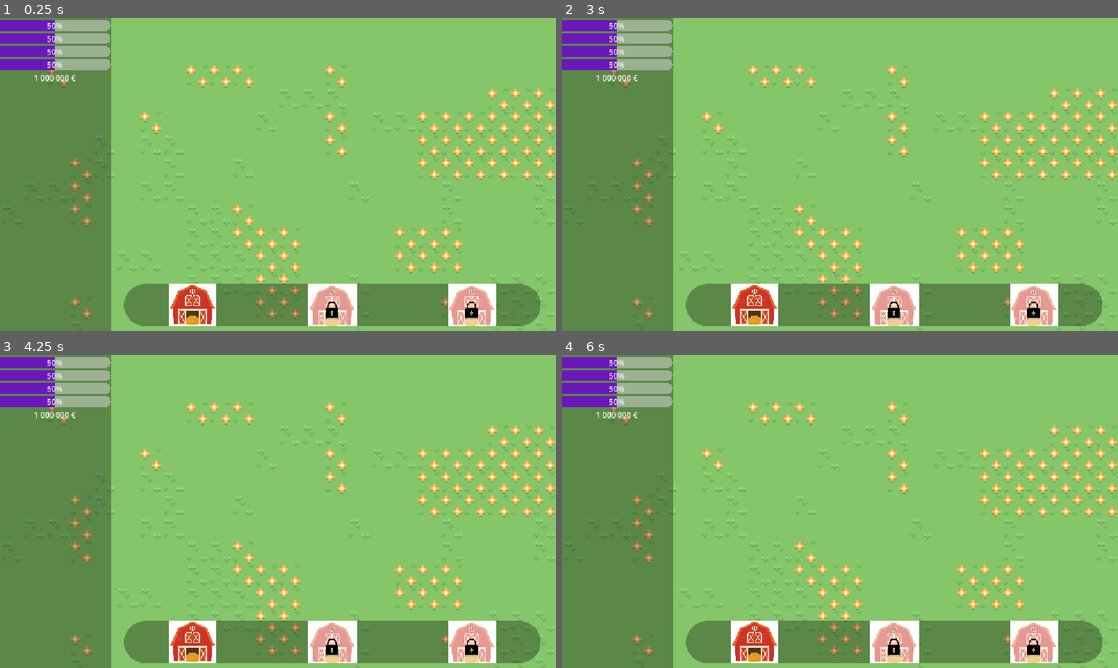
Above: before the commit, frames 1-4 (two rows, left to right).
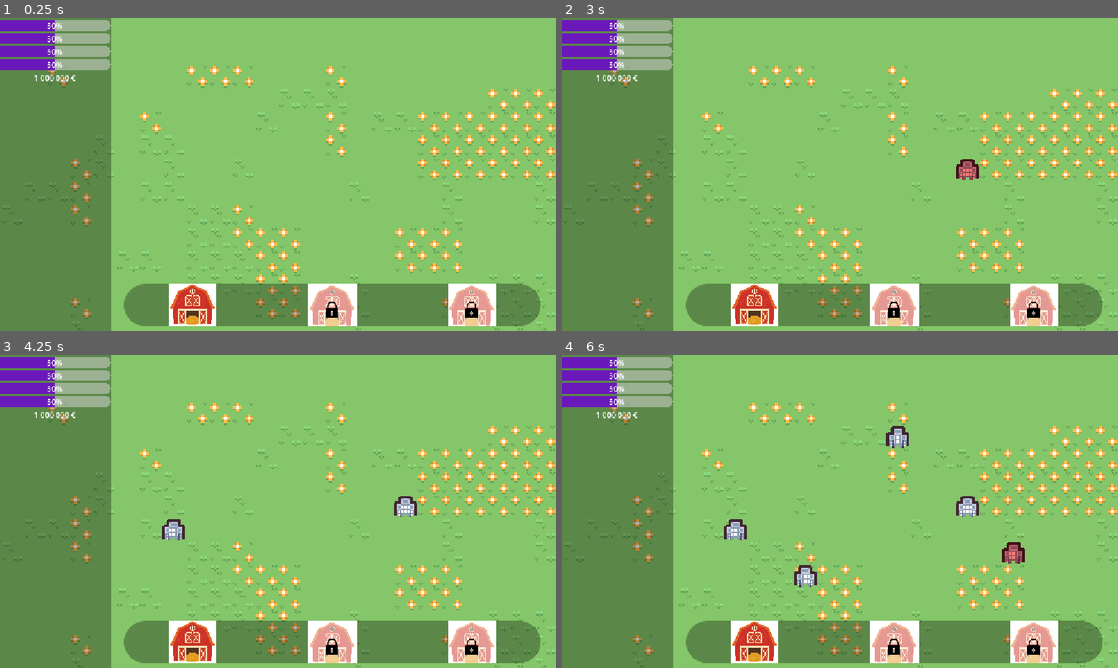
Above: after the commit, the same moments.

Repository: EthanAymeric/UniverCity
Game: Godot game, scene res://Scenes/scene1.tscn
Two runs of this game, one before a commit and one after it. Both use one fixed random seed, a clock stepped at 60 frames per second and the inputs below.
Inputs (mouse positions are in pixels of both pictures, inside the frame that each line leads up to):
- Up to frame 1 (0.25 s): no input
- Up to frame 2 (3 s): click (756, 305) at 0.5 s; click (756, 305) at 1.25 s; click (756, 305) at 2 s; tap Enter at 2.75 s; move the mouse to (962, 158) at 2.77 s; hold Shift from 2.78 s (still down); click (962, 158) at 2.92 s
- Up to frame 3 (4.25 s): tap Space at 3.5 s; move the mouse to (166, 527) at 3.52 s; release Shift at 3.53 s; tap Shift at 3.6 s; click (166, 527) at 3.67 s
- Up to frame 4 (6 s): tap Enter at 4.25, 5.75 s; move the mouse to (895, 442) at 4.27 s; hold Shift 4.28-5.03 s; click (895, 442) at 4.42 s; tap Space at 5 s; move the mouse to (812, 574) at 5.02 s; tap Shift at 5.1 s; click (812, 574) at 5.17 s; move the mouse to (1006, 558) at 5.77 s; hold Shift from 5.78 s (still down); click (1006, 558) at 5.92 s

The runs differ from the first frame. In frame 1, 2.2% of the frame differs, in the area x 6-100%, y 1-99%; in frame 2, 2.4%; in frame 3, 2.6%; in frame 4, 3.3%.

Commit message:
placement des batiment

Diff:
--- /dev/null
+++ b/un-jeu/Scenes/Building.tscn
@@ -0,0 +1,16 @@
+[gd_scene format=3 uid="uid://csalvi63piyn0"]
+
+[ext_resource type="Script" uid="uid://dvl48uy3p3ple" path="res://Scripts/building.gd" id="1_bld_script"]
+[ext_resource type="Texture2D" uid="uid://mrpxqe3rcaa7" path="res://Assets/batiment.png" id="2_1q4et"]
+
+[sub_resource type="AtlasTexture" id="AtlasTexture_jki4h"]
+atlas = ExtResource("2_1q4et")
+region = Rect2(0, 0, 305, 186)
+
+[node name="Building" type="Node2D" unique_id=1001849790]
+script = ExtResource("1_bld_script")
+
+[node name="Sprite2D" type="Sprite2D" parent="." unique_id=107816283]
+texture = SubResource("AtlasTexture_jki4h")
+region_enabled = true
+region_rect = Rect2(170, 0, 16, 16)
--- a/un-jeu/Scenes/scene1.tscn
+++ b/un-jeu/Scenes/scene1.tscn
@@ -1,9 +1,11 @@
 [gd_scene format=4 uid="uid://bepl8qpavhtk1"]
 
+[ext_resource type="Script" uid="uid://dlncp4crt0spp" path="res://Scripts/game_manager.gd" id="1_gm_script"]
 [ext_resource type="Texture2D" uid="uid://debvdbt0ks0ak" path="res://Assets/ville.png" id="2_1mf5u"]
 [ext_resource type="Texture2D" uid="uid://cefnwjji587dh" path="res://Assets/ferme.png" id="2_2xbvg"]
 [ext_resource type="Texture2D" uid="uid://k0sqmoy377b1" path="res://Assets/Batiment/ferme.png" id="3_sdcb8"]
 [ext_resource type="Texture2D" uid="uid://nqt2of0kisw" path="res://Assets/Batiment/fermeLock.png" id="4_2ni1t"]
+[ext_resource type="Texture2D" uid="uid://mrpxqe3rcaa7" path="res://Assets/batiment.png" id="4_2nq82"]
 
 [sub_resource type="TileSetAtlasSource" id="TileSetAtlasSource_sdcb8"]
 texture = ExtResource("2_1mf5u")
@@ -275,9 +277,212 @@
 10:10/0 = 0
 11:10/0 = 0
 
+[sub_resource type="TileSetAtlasSource" id="TileSetAtlasSource_cx2iu"]
+texture = ExtResource("4_2nq82")
+separation = Vector2i(1, 1)
+0:0/0 = 0
+1:0/0 = 0
+2:0/0 = 0
+3:0/0 = 0
+4:0/0 = 0
+5:0/0 = 0
+6:0/0 = 0
+7:0/0 = 0
+8:0/0 = 0
+9:0/0 = 0
+10:0/0 = 0
+11:0/0 = 0
+12:0/0 = 0
+13:0/0 = 0
+14:0/0 = 0
+15:0/0 = 0
+16:0/0 = 0
+17:0/0 = 0
+0:1/0 = 0
+1:1/0 = 0
+2:1/0 = 0
+3:1/0 = 0
+4:1/0 = 0
+5:1/0 = 0
+6:1/0 = 0
+7:1/0 = 0
+8:1/0 = 0
+9:1/0 = 0
+10:1/0 = 0
+11:1/0 = 0
+12:1/0 = 0
+13:1/0 = 0
+14:1/0 = 0
+15:1/0 = 0
+16:1/0 = 0
+17:1/0 = 0
+0:2/0 = 0
+1:2/0 = 0
+2:2/0 = 0
+3:2/0 = 0
+4:2/0 = 0
+5:2/0 = 0
+6:2/0 = 0
+7:2/0 = 0
+8:2/0 = 0
+9:2/0 = 0
+10:2/0 = 0
+11:2/0 = 0
+12:2/0 = 0
+13:2/0 = 0
+14:2/0 = 0
+15:2/0 = 0
+16:2/0 = 0
+17:2/0 = 0
+0:3/0 = 0
+1:3/0 = 0
+2:3/0 = 0
+3:3/0 = 0
+4:3/0 = 0
+5:3/0 = 0
+6:3/0 = 0
+7:3/0 = 0
+8:3/0 = 0
+9:3/0 = 0
+10:3/0 = 0
+11:3/0 = 0
+12:3/0 = 0
+13:3/0 = 0
+14:3/0 = 0
+15:3/0 = 0
+16:3/0 = 0
+17:3/0 = 0
+0:4/0 = 0
+1:4/0 = 0
+2:4/0 = 0
+3:4/0 = 0
+4:4/0 = 0
+5:4/0 = 0
+6:4/0 = 0
+7:4/0 = 0
+8:4/0 = 0
+9:4/0 = 0
+10:4/0 = 0
+11:4/0 = 0
+12:4/0 = 0
+13:4/0 = 0
+14:4/0 = 0
+15:4/0 = 0
+16:4/0 = 0
+17:4/0 = 0
+0:5/0 = 0
+1:5/0 = 0
+2:5/0 = 0
+3:5/0 = 0
+4:5/0 = 0
+5:5/0 = 0
+6:5/0 = 0
+7:5/0 = 0
+8:5/0 = 0
+9:5/0 = 0
+10:5/0 = 0
+11:5/0 = 0
+12:5/0 = 0
+13:5/0 = 0
+14:5/0 = 0
+15:5/0 = 0
+16:5/0 = 0
+17:5/0 = 0
+0:6/0 = 0
+1:6/0 = 0
+2:6/0 = 0
+3:6/0 = 0
+4:6/0 = 0
+5:6/0 = 0
+6:6/0 = 0
+7:6/0 = 0
+8:6/0 = 0
+9:6/0 = 0
+10:6/0 = 0
+11:6/0 = 0
+12:6/0 = 0
+13:6/0 = 0
+14:6/0 = 0
+15:6/0 = 0
+16:6/0 = 0
+17:6/0 = 0
+0:7/0 = 0
+1:7/0 = 0
+2:7/0 = 0
+3:7/0 = 0
+4:7/0 = 0
+5:7/0 = 0
+6:7/0 = 0
+7:7/0 = 0
+8:7/0 = 0
+9:7/0 = 0
+10:7/0 = 0
+11:7/0 = 0
+12:7/0 = 0
+13:7/0 = 0
+14:7/0 = 0
+15:7/0 = 0
+16:7/0 = 0
+17:7/0 = 0
+0:8/0 = 0
+1:8/0 = 0
+2:8/0 = 0
+3:8/0 = 0
+4:8/0 = 0
+5:8/0 = 0
+6:8/0 = 0
+7:8/0 = 0
+8:8/0 = 0
+9:8/0 = 0
+10:8/0 = 0
+11:8/0 = 0
+12:8/0 = 0
+13:8/0 = 0
+14:8/0 = 0
+15:8/0 = 0
+16:8/0 = 0
+17:8/0 = 0
+0:9/0 = 0
+1:9/0 = 0
+2:9/0 = 0
+3:9/0 = 0
+4:9/0 = 0
+5:9/0 = 0
+6:9/0 = 0
+7:9/0 = 0
+8:9/0 = 0
+9:9/0 = 0
+10:9/0 = 0
+11:9/0 = 0
+12:9/0 = 0
+13:9/0 = 0
+14:9/0 = 0
+15:9/0 = 0
+16:9/0 = 0
+17:9/0 = 0
+0:10/0 = 0
+1:10/0 = 0
+2:10/0 = 0
+3:10/0 = 0
+4:10/0 = 0
+5:10/0 = 0
+6:10/0 = 0
+7:10/0 = 0
+8:10/0 = 0
+9:10/0 = 0
+10:10/0 = 0
+11:10/0 = 0
+12:10/0 = 0
+13:10/0 = 0
+14:10/0 = 0
+15:10/0 = 0
+16:10/0 = 0
+17:10/0 = 0
+
 [sub_resource type="TileSet" id="TileSet_xna76"]
 sources/1 = SubResource("TileSetAtlasSource_sdcb8")
 sources/2 = SubResource("TileSetAtlasSource_2ni1t")
+sources/3 = SubResource("TileSetAtlasSource_cx2iu")
 
 [sub_resource type="TileSetAtlasSource" id="TileSetAtlasSource_1mf5u"]
 texture = ExtResource("2_2xbvg")
@@ -443,13 +648,18 @@
 
 [node name="Node2D" type="Node2D" unique_id=1112657240]
 scale = Vector2(3, 3)
+script = ExtResource("1_gm_script")
 
 [node name="Sol" type="TileMapLayer" parent="." unique_id=1786083467]
-tile_map_data = PackedByteArray("AAAAAAAAAQAAAAAAAAAAAAEAAQA …(12368 unchanged characters)… AAAAAAAAkABMAAQAAAAAAAAAkABQAAQAAAAAAAAA=")
+tile_map_data = PackedByteArray("AAAAAAAAAQAAAAAAAAAAAAEAAQA …(12368 unchanged characters)… AAAAAAAAkABMAAQAAAAAAAAAkABQAAQAAAAAAAAAlAA8AAwAAAAAAAAA=")
 tile_set = SubResource("TileSet_xna76")
 
 [node name="Maisons" type="TileMapLayer" parent="." unique_id=144275102]
 tile_set = SubResource("TileSet_wu2rp")
+
+[node name="Buildings" type="Node2D" parent="." unique_id=2073409821]
+
+[node name="PreviewSprite" type="Sprite2D" parent="." unique_id=1296524795]
 
 [node name="CanvasLayer" type="CanvasLayer" parent="." unique_id=2094931427]
 
--- /dev/null
+++ b/un-jeu/Scripts/building.gd
@@ -0,0 +1,13 @@
+class_name Building
+extends Node2D
+
+## Taille en cases de grille (1x1 pour une tuile 16x16, 2x2 pour 32x32, etc.)
+@export var footprint: Vector2i = Vector2i(1, 1)
+
+@onready var sprite: Sprite2D = $Sprite2D
+
+## Coordonnées des cases de grille occupées par ce bâtiment
+var occupied_cells: Array[Vector2i] = []
+
+func setup(cells: Array[Vector2i]) -> void:
+	occupied_cells = cells
--- /dev/null
+++ b/un-jeu/Scripts/game_manager.gd
@@ -0,0 +1,135 @@
+extends Node2D
+
+## Références aux nœuds de la scène
+@onready var sol: TileMapLayer = $Sol
+@onready var buildings_container: Node2D = $Buildings
+@onready var preview_sprite: Sprite2D = $PreviewSprite
+@onready var batiment_1_btn: TextureButton = $CanvasLayer/BarreBatiment/HBoxContainer/Batiment1
+
+## Scène de bâtiment par défaut
+@export var farm_scene: PackedScene = preload("res://Scenes/Building.tscn")
+
+## Variables d'état du placement
+var is_placing: bool = false
+var current_scene_to_place: PackedScene = null
+var current_footprint: Vector2i = Vector2i(1, 1)
+
+## Registre des cases occupées : clé = Vector2i, valeur = Building
+var occupied_cells: Dictionary = {}
+
+func _ready() -> void:
+	# Cache l'aperçu au démarrage
+	preview_sprite.visible = false
+	preview_sprite.z_index = 10
+
+	# Connexion du bouton de bâtiment
+	batiment_1_btn.pressed.connect(_on_batiment_1_pressed)
+
+func _process(_delta: float) -> void:
+	if not is_placing:
+		return
+
+	# 1. Récupérer la position de la souris sur la grille
+	var mouse_pos: Vector2 = sol.get_local_mouse_position()
+	var cell: Vector2i = sol.local_to_map(mouse_pos)
+
+	# 2. Centrer l'aperçu sur la zone occupée par le bâtiment (footprint)
+	var bottom_right_cell = cell + current_footprint - Vector2i(1, 1)
+	var center_pos = (sol.map_to_local(cell) + sol.map_to_local(bottom_right_cell)) / 2.0
+	preview_sprite.position = center_pos
+
+	# 3. Vérifier si l'emplacement est valide pour colorer l'aperçu
+	if can_place(cell, current_footprint):
+		preview_sprite.modulate = Color(0.3, 1.0, 0.3, 0.7) # Vert : constructible
+	else:
+		preview_sprite.modulate = Color(1.0, 0.25, 0.25, 0.7) # Rouge : impossible
+
+func _unhandled_input(event: InputEvent) -> void:
+	if not is_placing:
+		return
+
+	# Clics de souris
+	if event is InputEventMouseButton and event.pressed:
+		if event.button_index == MOUSE_BUTTON_LEFT:
+			var mouse_pos: Vector2 = sol.get_local_mouse_position()
+			var cell: Vector2i = sol.local_to_map(mouse_pos)
+			if can_place(cell, current_footprint):
+				place_building(cell, current_footprint)
+		elif event.button_index == MOUSE_BUTTON_RIGHT:
+			cancel_placement()
+
+	# Touche Échap pour annuler
+	elif event.is_action_pressed("ui_cancel"):
+		cancel_placement()
+
+## Vérifie si toutes les cases requises sont sur le sol et non occupées
+func can_place(top_left: Vector2i, footprint: Vector2i) -> bool:
+	for x in range(footprint.x):
+		for y in range(footprint.y):
+			var check_cell = top_left + Vector2i(x, y)
+
+			# 1. La case doit exister sur le sol (pas dans le vide)
+			if sol.get_cell_source_id(check_cell) == -1:
+				return false
+
+			# 2. La case ne doit pas être déjà occupée par un bâtiment
+			if occupied_cells.has(check_cell):
+				return false
+
+	return true
+
+## Démarre le mode placement en copiant automatiquement le visuel et la taille de la scène
+func start_placement(scene: PackedScene) -> void:
+	current_scene_to_place = scene
+	is_placing = true
+
+	# Récupération automatique du sprite et du footprint depuis la scène du bâtiment
+	var temp_bld = scene.instantiate() as Building
+	if temp_bld:
+		current_footprint = temp_bld.footprint
+		var bld_sprite = temp_bld.get_node_or_null("Sprite2D")
+		if bld_sprite:
+			preview_sprite.texture = bld_sprite.texture
+			preview_sprite.region_enabled = bld_sprite.region_enabled
+			preview_sprite.region_rect = bld_sprite.region_rect
+			preview_sprite.scale = bld_sprite.scale
+		temp_bld.queue_free()
+
+	preview_sprite.visible = true
+
+## Pose définitivement le bâtiment dans le monde
+func place_building(top_left: Vector2i, footprint: Vector2i) -> void:
+	if not current_scene_to_place:
+		return
+
+	var building: Building = current_scene_to_place.instantiate() as Building
+	buildings_container.add_child(building)
+
+	# Positionnement au centre des cases
+	var bottom_right_cell = top_left + footprint - Vector2i(1, 1)
+	var center_pos = (sol.map_to_local(top_left) + sol.map_to_local(bottom_right_cell)) / 2.0
+	building.position = center_pos
+
+	# Enregistrement des cases occupées
+	var cells: Array[Vector2i] = []
+	for x in range(footprint.x):
+		for y in range(footprint.y):
+			var c = top_left + Vector2i(x, y)
+			occupied_cells[c] = building
+			cells.append(c)
+
+	building.setup(cells)
+
+	# Si Shift n'est pas enfoncé, on quitte le mode placement
+	if not Input.is_key_pressed(KEY_SHIFT):
+		cancel_placement()
+
+## Annule le mode placement
+func cancel_placement() -> void:
+	is_placing = false
+	current_scene_to_place = null
+	preview_sprite.visible = false
+
+## Clic sur le bouton de la ferme dans l'interface
+func _on_batiment_1_pressed() -> void:
+	start_placement(farm_scene)
--- a/un-jeu/project.godot
+++ b/un-jeu/project.godot
@@ -30,4 +30,5 @@
 
 [rendering]
 
+textures/canvas_textures/default_texture_filter=0
 rendering_device/driver.windows="d3d12"
Binary file added: un-jeu/Assets/batiment.png
Not shown, added: un-jeu/Assets/batiment.png.import
Not shown, added: un-jeu/Scripts/building.gd.uid
Not shown, added: un-jeu/Scripts/game_manager.gd.uid
